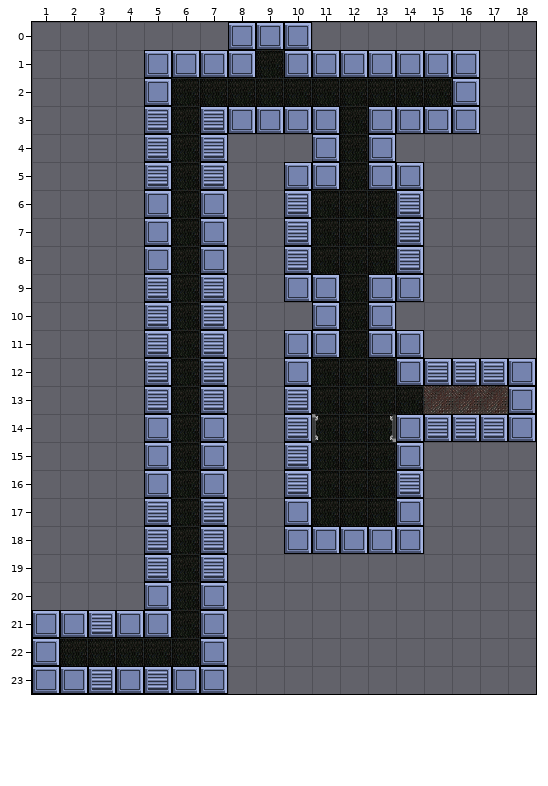
Tiled map -- sudokil/core/assets/maps/campaign/tutorial-level1-6/level.tmx. That is the earlier state.
Cells are 32x32 px. Shown: x 1..18, y 0..23. Tiles whose own drawing changed are shown in their newer look in all pictures.
The result:
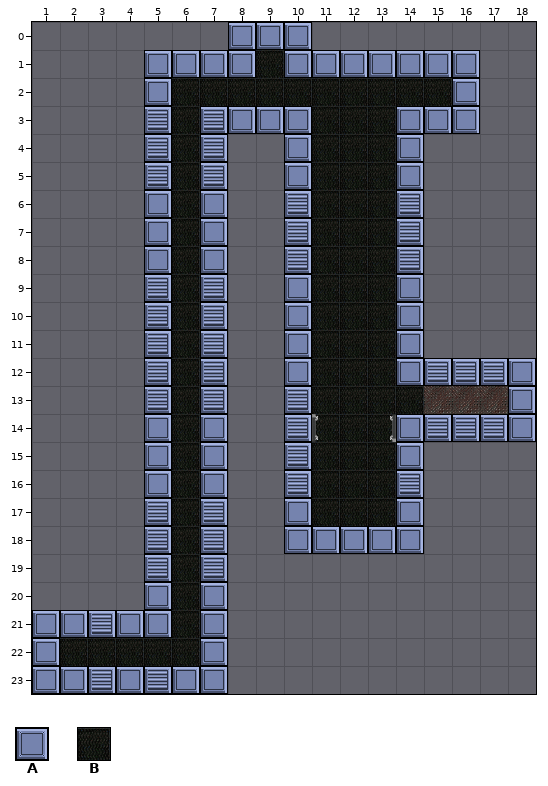
Key: from "tileset1": A 16, B 19.
_ is an empty cell.
The edit:
Layer "floor":
The author put tile B in rows 3 to 5 at x 11 and 13; in rows 9 to 11 at x 11 and 13.
Layer "tiles":
The author put tile A in row 4 at x 10 and 14; in row 10 at x 10 and 14.
The edit erases tile A in rows 3 to 5 at x 11 and 13; in rows 9 to 11 at x 11 and 13.
Changed places in both pictures, as pixel boxes (x1, y1, x2, y2):
changed: (284, 106, 340, 190)
changed: (368, 106, 424, 190)
changed: (284, 274, 340, 358)
changed: (368, 274, 424, 358)
